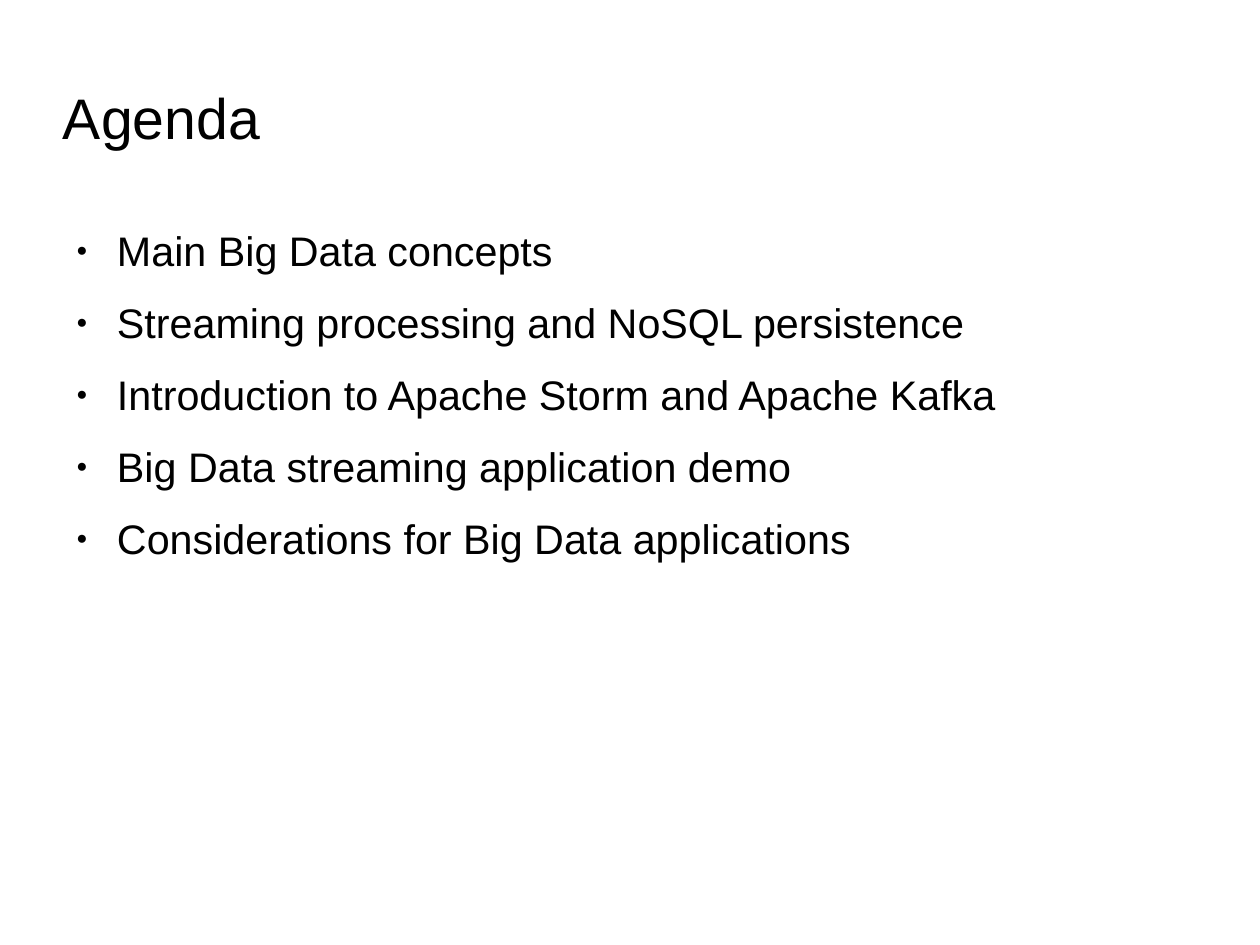
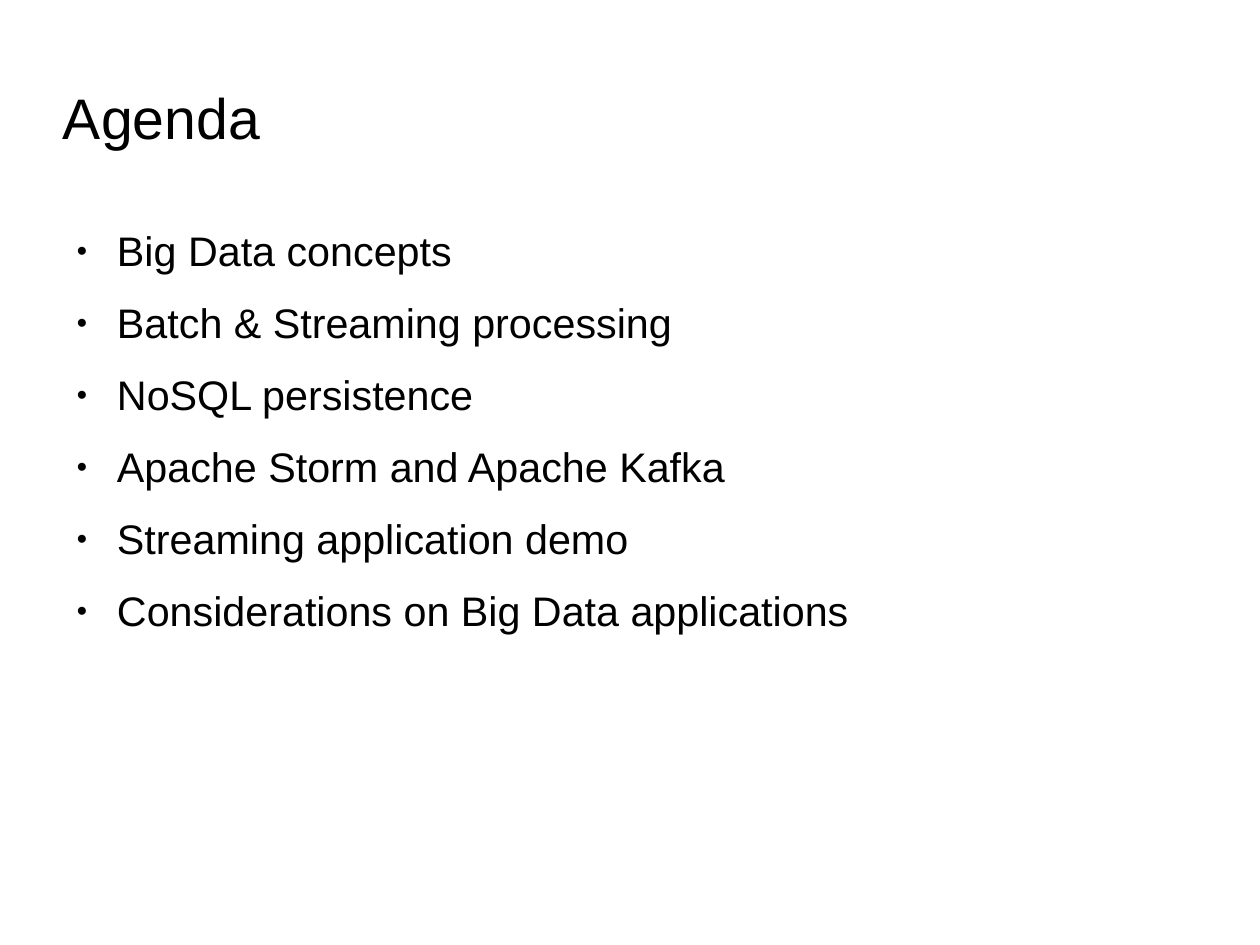
Before and after one commit to qiozas/Documents, a slide deck: slide 2 of fosscomm-2016/Big Data Streaming - FOSSCOMM 2016.odp (slide 3 before the commit). Drawn at 1260x945 pixels with LibreOffice and Linux fonts; fonts in the diff are those of the drawing; background and template pictures are left out. Boxes give left, top, right and bottom in pixels: in the first picture for what was removed or moved away, otherwise in the second. Text is boxed around its words. In the diff, an @@ line names an element or a change of style, - is before the commit and + after.

Commit message:
Update presentation and PDF

```diff
--- a/fosscomm-2016/Big Data Streaming - FOSSCOMM 2016.odp
+++ b/fosscomm-2016/Big Data Streaming - FOSSCOMM 2016.odp
@@ text at [117, 236, 849, 634]: text changed @@
-● Main Big Data concepts
-● Streaming processing and NoSQL persistence
-● Introduction to Apache Storm and Apache Kafka
-● Big Data streaming application demo
-● Considerations for Big Data applications
+● Big Data concepts
+● Batch & Streaming processing
+● NoSQL persistence
+● Apache Storm and Apache Kafka
+● Streaming application demo
+● Considerations on Big Data applications
```
Also in this commit, not shown: 4 other slides changed, 2 slides added, 1 other file.
